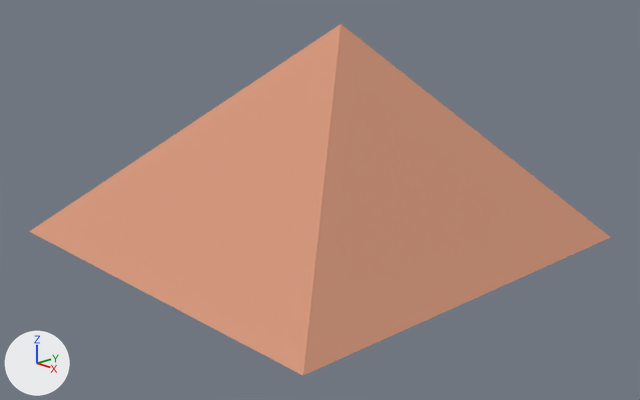
Two versions of the Blender file models/mountain.blend, one commit apart.
Both versions are drawn from a camera (50 mm lens) standing at (10.59, -9.91, 5.13) and looking at (0.28, -0.2, 0.73). Lighting does not change. The marker at lower left points along +X, +Y and +Z.

In view in the first picture: 'mountain'.
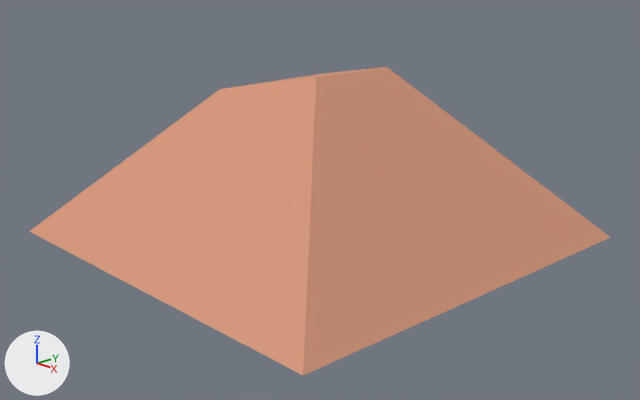
The newer file is also rescaled (x6.247) as a whole; pictures and numbers use the older file's frame.

Boxes (x1, y1, x2, y2) around the edits, measured in the pictures (640 x 400 px):
'mountain', reshaped (12% shorter): before (29, 24, 611, 375); after (29, 67, 611, 375)

The change, as a list of edits to the scene's bpy script:
```text
Change me_cube:
    where me_cube.from_pydata(...)  # 5 vertices, 4 faces; spans x -3.56..3.56, y -3.56..3.56, z 0.0..3.63
    used by ob_mountain; location = (0.0, 0.0, 0.0)
    verts and faces of me_cube; kept vertices keep their numbers, new ones are numbered from 5
    before: 0 (0.55, 0.0, 3.63) at pixel (340, 23), 1 (3.56, 3.56, 0.0) at pixel (610, 237), 2 (3.56, -3.56, 0.0) at pixel (303, 375), 3 (-3.56, 3.56, 0.0), 4 (-3.56, -3.56, 0.0) at pixel (29, 231)
    me_cube part 1
    add delete_vertices([0])  # with the faces that use them
    add verts[5] = (0.29, 1.37, 2.79)  # pixel (386, 66)
    add verts[6] = (-1.67, 1.67, 2.41)  # pixel (321, 73)
    add verts[7] = (-1.67, -0.74, 2.41)  # pixel (219, 89)
    add verts[8] = (0.29, -0.29, 2.79)  # pixel (316, 77)
    add faces += [(5, 6, 7, 8), (2, 8, 7, 4), (3, 4, 7, 6), (1, 5, 8, 2), (1, 3, 6, 5)]
```
